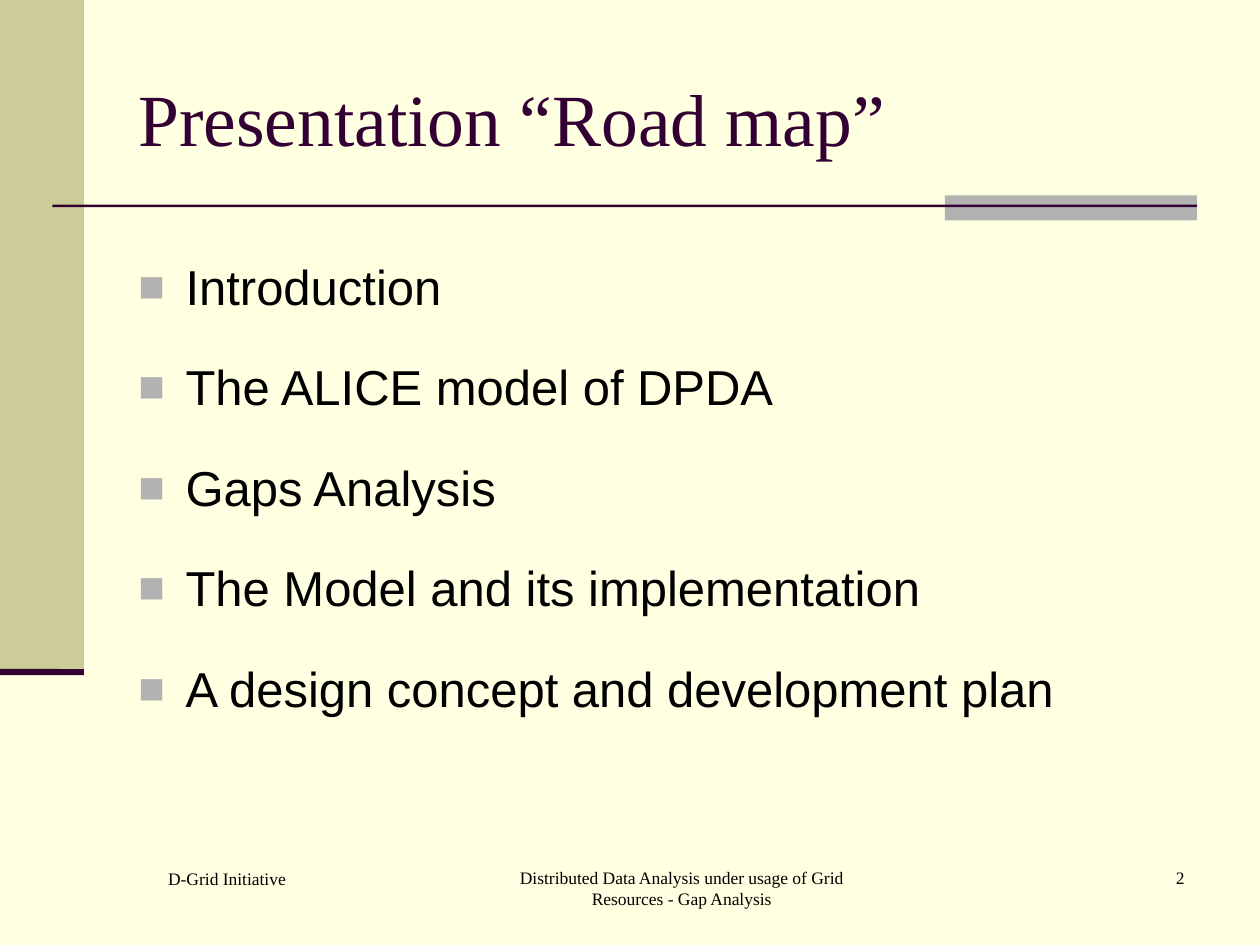
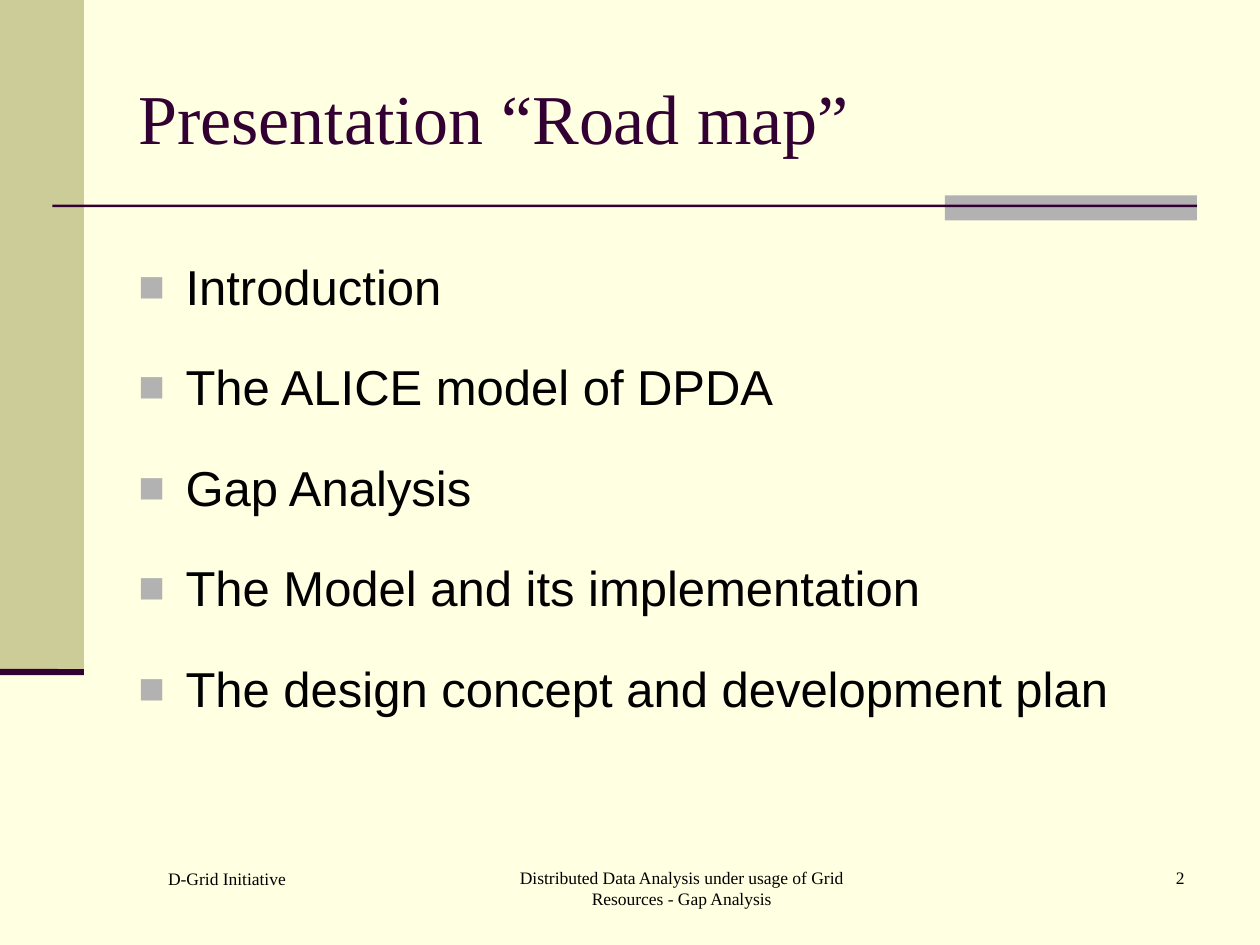
Before and after one commit to AnarManafov/PoDDocumentation, a slide deck: slide 2 of HEPCG-Workshops/2006-Nov/HEPCG-Workshops-2006-Nov.ppt. Drawn at 1260x945 pixels with LibreOffice and Linux fonts; fonts in the diff are those of the drawing. Boxes give left, top, right and bottom in pixels: in the first picture for what was removed or moved away, otherwise in the second. Text is boxed around its words. In the diff, an @@ line names an element or a change of style, - is before the commit and + after.

```diff
--- a/HEPCG-Workshops/2006-Nov/HEPCG-Workshops-2006-Nov.ppt
+++ b/HEPCG-Workshops/2006-Nov/HEPCG-Workshops-2006-Nov.ppt
@@ title "Presentation “Road map”" at [138,95,848,158]: size 42 to 40 pt @@
@@ text at [186,470,471,516]: text changed @@
-■ Gaps Analysis
+■ Gap Analysis
@@ text at [186,671,1108,717]: text changed @@
-■ A design concept and development plan
+■ The design concept and development plan
```
Also in this commit, not shown: 8 other slides changed.
